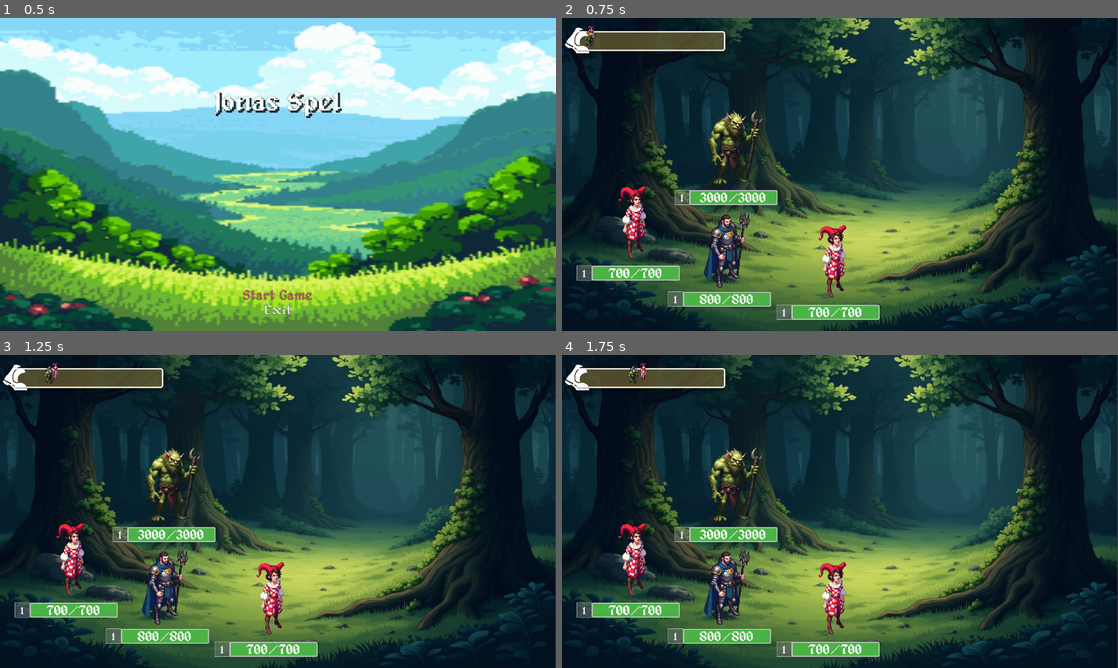
Above: before the commit, frames 1-4 (two rows, left to right).
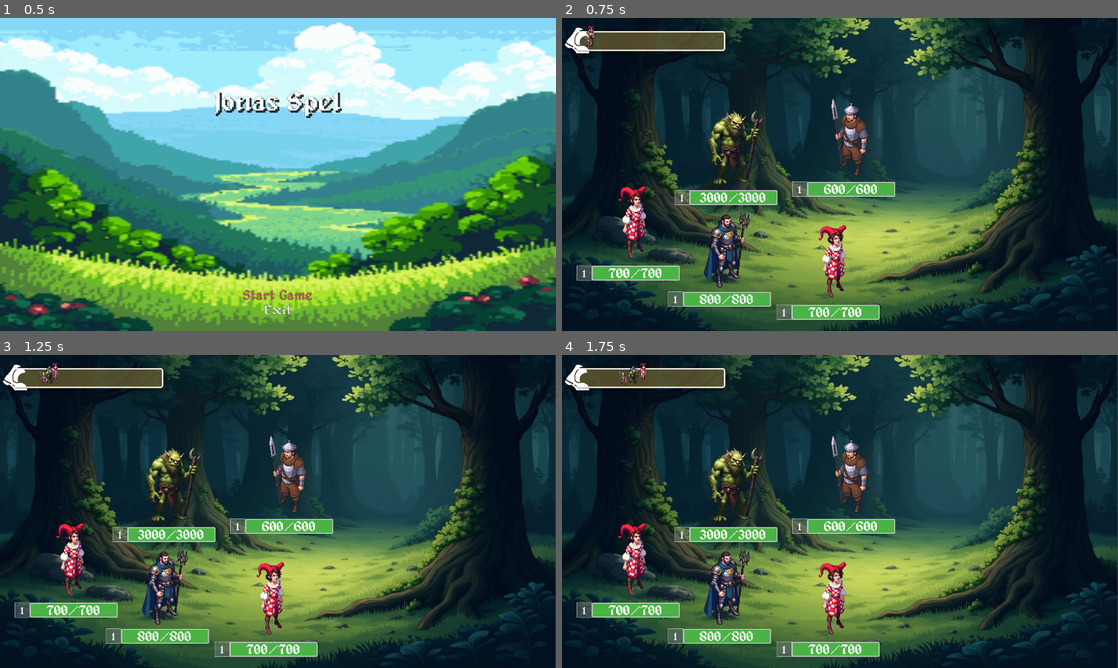
Above: after the commit, the same moments.

Repository: Pensho/Champ_Collector_2
Game: Godot game, scene res://Scenes/main.tscn
Two runs of this game, one before a commit and one after it. Both use one fixed random seed, a clock stepped at 60 frames per second and the inputs below.
Inputs (mouse positions are in pixels of both pictures, inside the frame that each line leads up to):
- Up to frame 1 (0.5 s): no input
- Up to frame 2 (0.75 s): click "Start Game" at 0.5 s
- Up to frame 3 (1.25 s): no input
- Up to frame 4 (1.75 s): click (634, 558) at 1.27 s

Frame 1 is identical in both runs. In frame 2, 1.7% of the frame differs, in the area x 4-60%, y 5-58%; in frame 3, 1.7%; in frame 4, 1.7%.

Commit message:
Added the character Militia
Added a character preset for Militia.

Resolves #25

Diff:
--- a/Data/Battle_Variants/Battle_Troll.tres
+++ b/Data/Battle_Variants/Battle_Troll.tres
@@ -1,12 +1,13 @@
-[gd_resource type="Resource" script_class="Context_Battle" load_steps=4 format=3 uid="uid://c53pc6n0mhj8m"]
+[gd_resource type="Resource" script_class="Context_Battle" load_steps=5 format=3 uid="uid://c53pc6n0mhj8m"]
 
 [ext_resource type="Script" uid="uid://bjtnao6fgl8go" path="res://Scripts/Worldview/Context_Battle.gd" id="1_3p4dw"]
 [ext_resource type="Script" uid="uid://ftdwxfh8y3n1" path="res://Scripts/Character/character_preset.gd" id="1_bjutu"]
 [ext_resource type="Resource" uid="uid://bkdbytfqe0nwb" path="res://Data/Character_Enemy_Variants/Troll.tres" id="2_gpdaq"]
+[ext_resource type="Resource" uid="uid://b37nmpv7mries" path="res://Data/Character_Enemy_Variants/Militia.tres" id="3_gpdaq"]
 
 [resource]
 script = ExtResource("1_3p4dw")
-_enemies_wave_1 = Array[ExtResource("1_bjutu")]([ExtResource("2_gpdaq")])
+_enemies_wave_1 = Array[ExtResource("1_bjutu")]([ExtResource("2_gpdaq"), ExtResource("3_gpdaq")])
 _enemies_wave_2 = Array[ExtResource("1_bjutu")]([])
 _enemies_wave_3 = Array[ExtResource("1_bjutu")]([])
 _location = "res://Assets/Champ Collector/Scenery/Troll battle area/Troll_battle_area_7.jpg"
--- /dev/null
+++ b/Data/Character_Enemy_Variants/Militia.tres
@@ -0,0 +1,26 @@
+[gd_resource type="Resource" script_class="CharacterPreset" load_steps=4 format=3 uid="uid://b37nmpv7mries"]
+
+[ext_resource type="Script" uid="uid://glh06y3wvchj" path="res://Scripts/Character/skill_data.gd" id="1_yenn6"]
+[ext_resource type="Resource" uid="uid://dvgwxvsovsldc" path="res://Data/Character_Skill_Variants/Stab.tres" id="2_3eue7"]
+[ext_resource type="Script" uid="uid://ftdwxfh8y3n1" path="res://Scripts/Character/character_preset.gd" id="2_ltt6g"]
+
+[resource]
+script = ExtResource("2_ltt6g")
+_name = "Militia"
+_texture = "res://Assets/Champ Collector/Creatures/Militia/Militia_0002.png"
+_rarity = 0
+_faction = 0
+_role = 13
+_skills = Array[ExtResource("1_yenn6")]([ExtResource("2_3eue7")])
+_health = 60
+_speed = 40
+_attack = 30
+_defence = 30
+_accuracy = 20
+_resistance = 10
+_mysticism = 10
+_knowledge = 30
+_pressence = 20
+_critChance = 5
+_critDamage = 1.5
+metadata/_custom_type_script = "uid://ftdwxfh8y3n1"
--- a/Data/Character_Enemy_Variants/Troll.tres
+++ b/Data/Character_Enemy_Variants/Troll.tres
@@ -10,7 +10,7 @@
 _texture = "res://Assets/Champ Collector/Creatures/Forest Troll/Forest_Troll_10.png"
 _rarity = 2
 _faction = 4
-_role = 11
+_role = 13
 _skills = Array[ExtResource("1_cbdx7")]([ExtResource("2_w75o3"), ExtResource("2_w75o3"), ExtResource("2_w75o3")])
 _health = 300
 _speed = 50
Binary file added: Assets/Champ Collector/Creatures/Militia/Militia_0001.png
Not shown, added: Assets/Champ Collector/Creatures/Militia/Militia_0001.png.import
Binary file added: Assets/Champ Collector/Creatures/Militia/Militia_0002.png
Not shown, added: Assets/Champ Collector/Creatures/Militia/Militia_0002.png.import
Binary file added: Assets/Champ Collector/Creatures/Militia/Militia_0003.png
Not shown, added: Assets/Champ Collector/Creatures/Militia/Militia_0003.png.import
Binary file added: Assets/Champ Collector/Creatures/Militia/Militia_0004.png
Not shown, added: Assets/Champ Collector/Creatures/Militia/Militia_0004.png.import
Binary file added: Assets/Champ Collector/Creatures/Militia/Militia_0005.png
Not shown, added: Assets/Champ Collector/Creatures/Militia/Militia_0005.png.import
Binary file added: Assets/Champ Collector/Creatures/Militia/Militia_0006.png
Not shown, added: Assets/Champ Collector/Creatures/Militia/Militia_0006.png.import
(and 9 more such lines)
